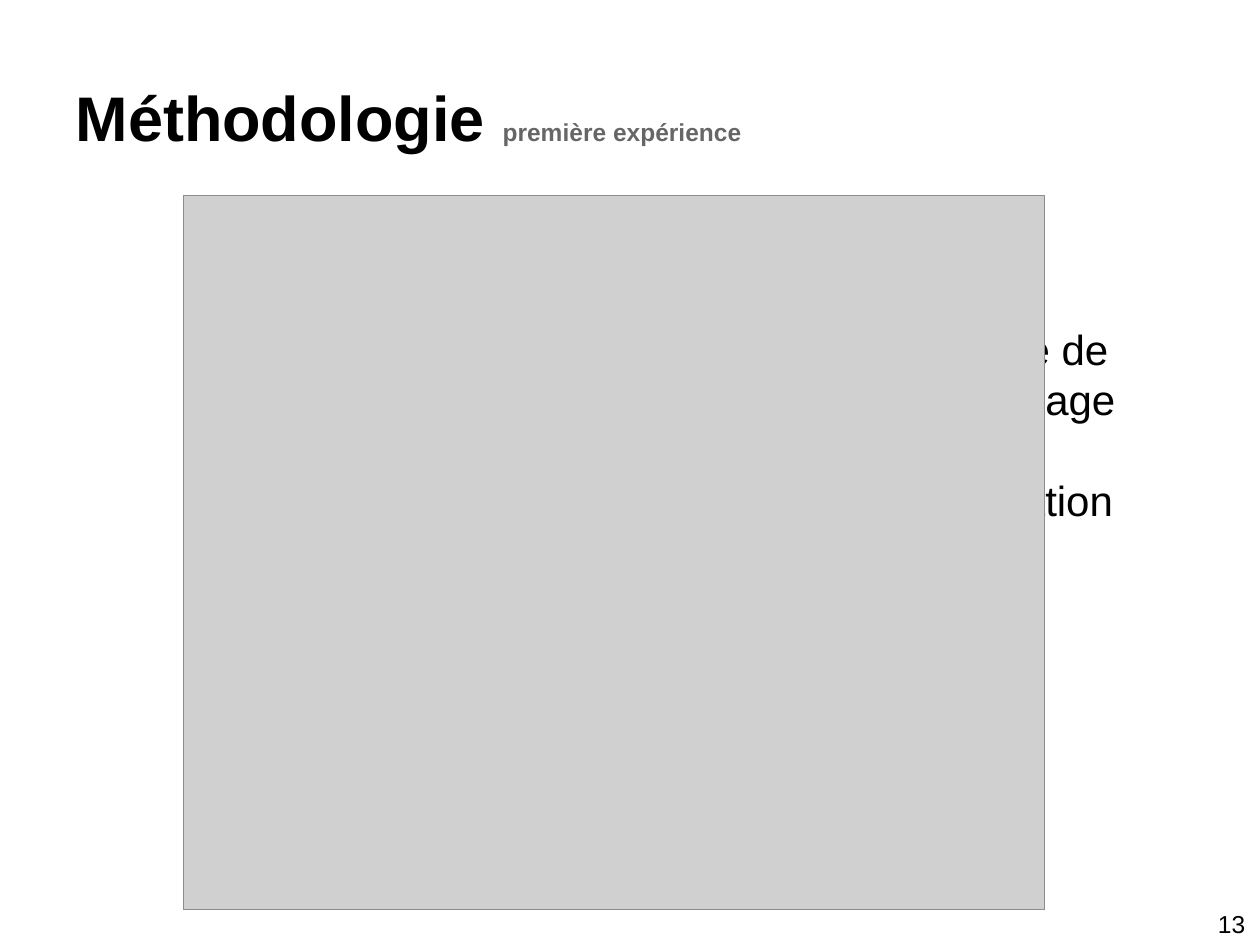
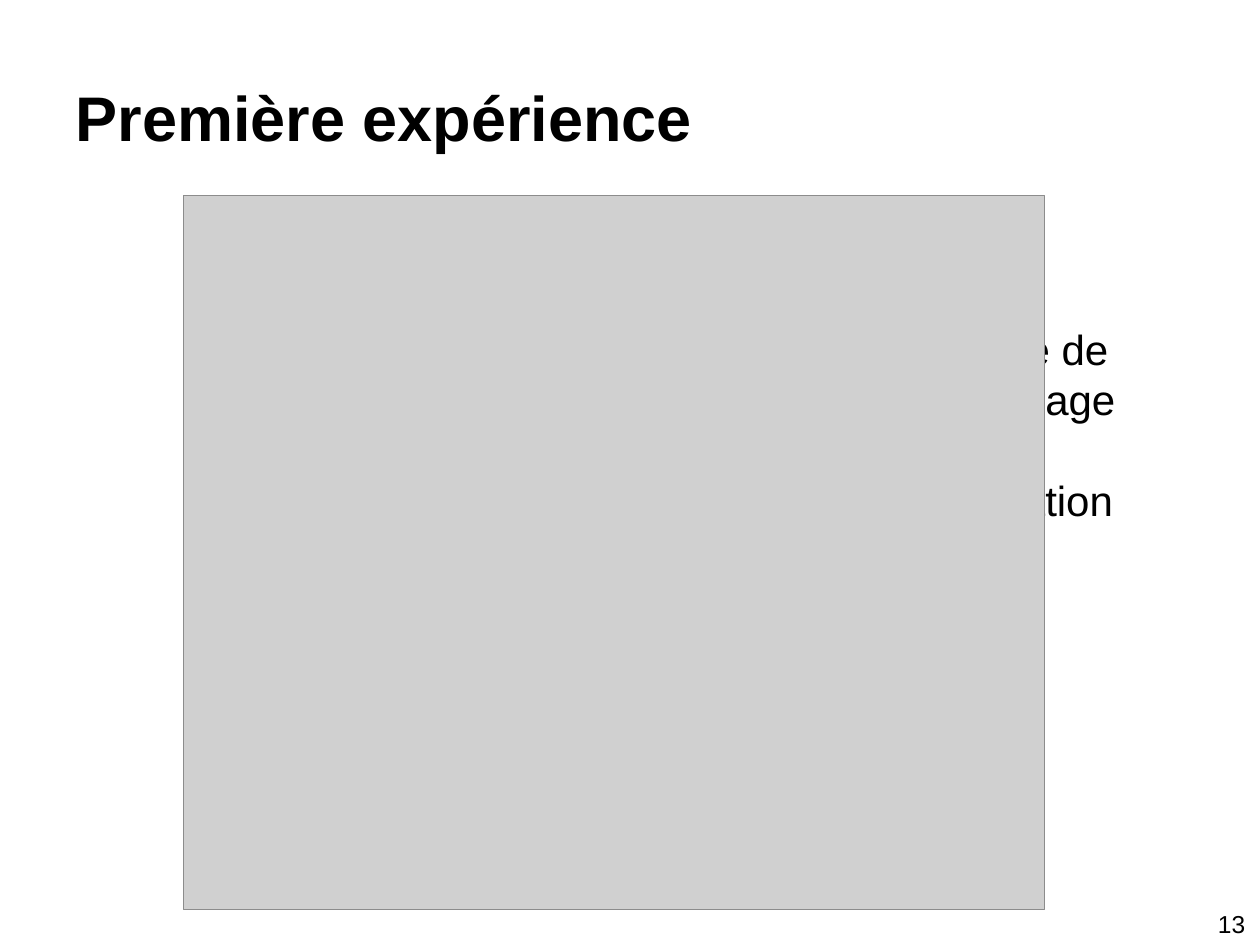
Before and after one commit to stonesong/Stage, a slide deck: slide 14 of presentation/presStageM2.pptx (slide 13 before the commit). Drawn at 1260x945 pixels with LibreOffice and Linux fonts; fonts in the diff are those of the drawing; grey boxes stand for pictures. Boxes give left, top, right and bottom in pixels: in the first picture for what was removed or moved away, otherwise in the second. Text is boxed around its words. In the diff, an @@ line names an element or a change of style, - is before the commit and + after.

```diff
--- a/presentation/presStageM2.pptx
+++ b/presentation/presStageM2.pptx
@@ title at (76, 94, 692, 153): text changed; size 14 to 36 pt; text colour #666666 to #000000 @@
-Méthodologie première expérience
+Première expérience
```
Also in this commit, not shown: 16 other slides changed, 4 slides added, 1 slide removed, 1 other file.
